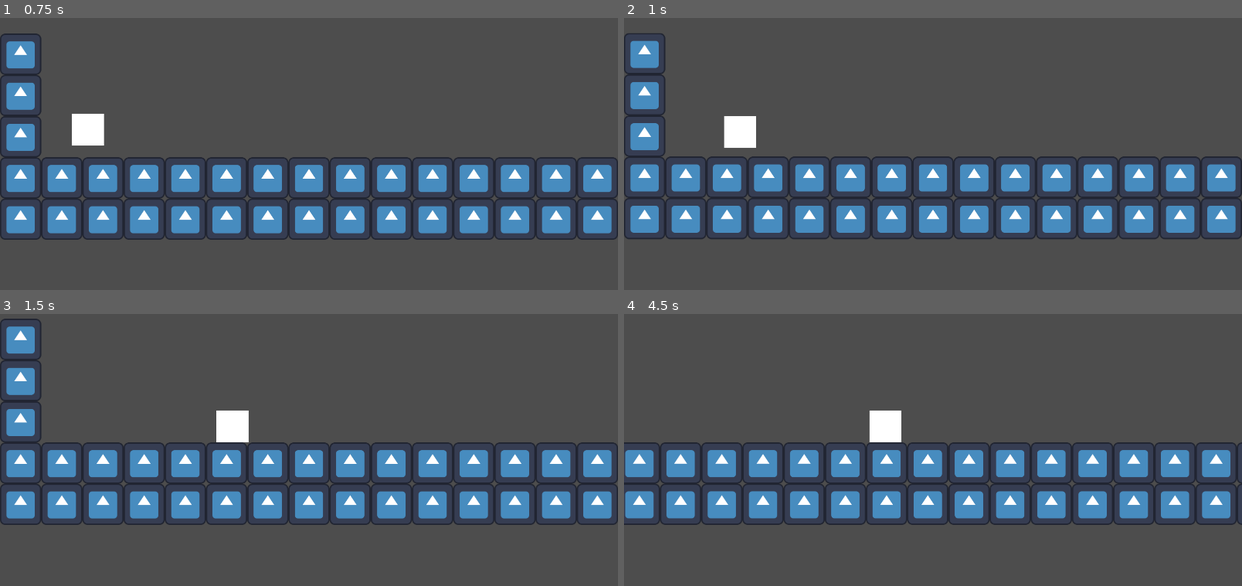
Above: before the commit, frames 1-4 (two rows, left to right).
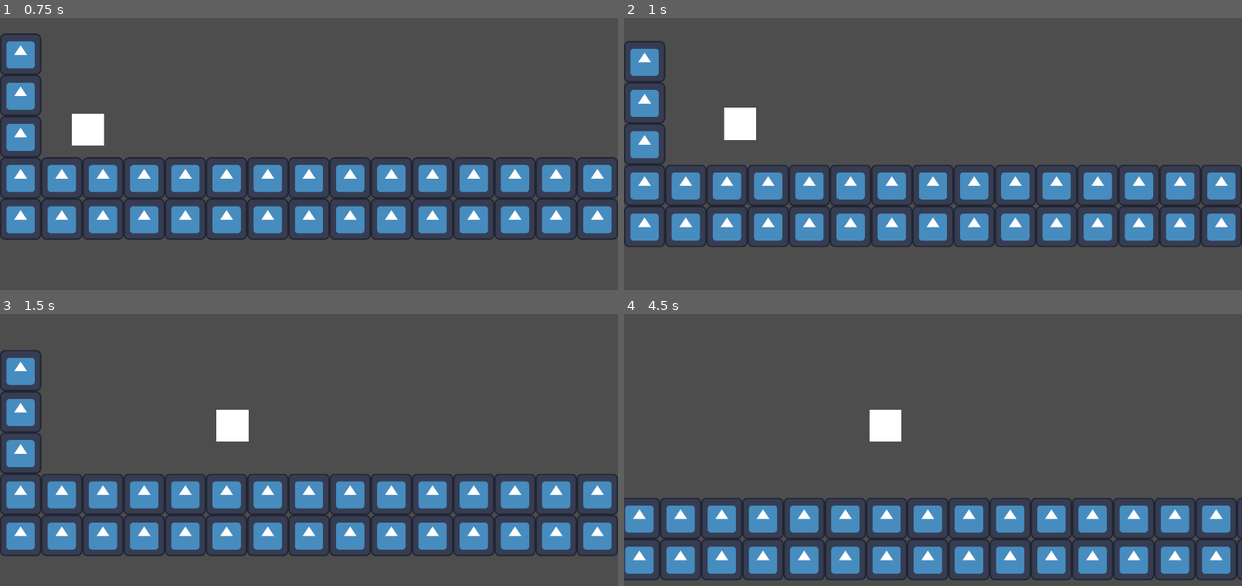
Above: after the commit, the same moments.

Repository: LitheFulminare/Operation-Venulysian
Game: Godot game, scene res://Game scenes/Prototyping.tscn
The game is run twice, just before and just after one commit, with the same random seed, the same clock (stepped at 60 frames per second) and the same inputs. The engine's default icon, where the game draws it, is replaced by a stand-in: a white triangle on a blue panel in a dark square.
Inputs:
- Up to frame 1 (0.75 s): hold D (Right) from 0.53 s (still down); tap W (Up) at 0.6 s
- Up to frame 2 (1 s): keep holding D (Right); tap W (Up) at 0.77 s
- Up to frame 3 (1.5 s): keep holding D (Right); tap W (Up) at 1.07 s; tap Shift (Dash) at 1.35 s
- Up to frame 4 (4.5 s): tap W (Up) at 1.52, 1.55, 1.82, 2.1, 3.02, 3.05, 3.32, 3.6, 3.77, 4.07 s; release D (Right) at 2.03 s; hold A (Left) 2.03-2.78 s; hold D (Right) 2.78-4.28 s; tap Shift (Dash) at 2.85, 4.35 s; hold A (Left) from 4.28 s (still down)

Frame 1 is identical in both runs. In frame 2, 15% of the frame differs, in the area x 0-100%, y 5-85%; in frame 3, 25%; in frame 4, 28%, in the area x 0-100%, y 35-98%.

Commit message:
implemented double jump

Diff:
--- a/Operation Venulysian/Components/Entity/movement_controller.gd
+++ b/Operation Venulysian/Components/Entity/movement_controller.gd
@@ -23,8 +23,11 @@
 	if !character_body.is_on_floor() && !is_dashing:
 		character_body.velocity += character_body.get_gravity() * delta
 
-	if Input.is_action_just_pressed("Up") && character_body.is_on_floor():
-		character_body.velocity.y = -jump_velocity
+	if Input.is_action_just_pressed("Up"):
+		if character_body.is_on_floor():
+			character_body.velocity.y = -jump_velocity
+		elif PlayerVars.double_jump_unlocked:
+			character_body.velocity.y = -jump_velocity
 
 	if Input.is_action_just_released("Up"):
 		character_body.velocity.y *= jump_release_deceleration
--- a/Operation Venulysian/Player/player_vars.gd
+++ b/Operation Venulysian/Player/player_vars.gd
@@ -2,3 +2,4 @@
 
 # starts as false
 var dash_unlocked: bool = true
+var double_jump_unlocked: bool = true
